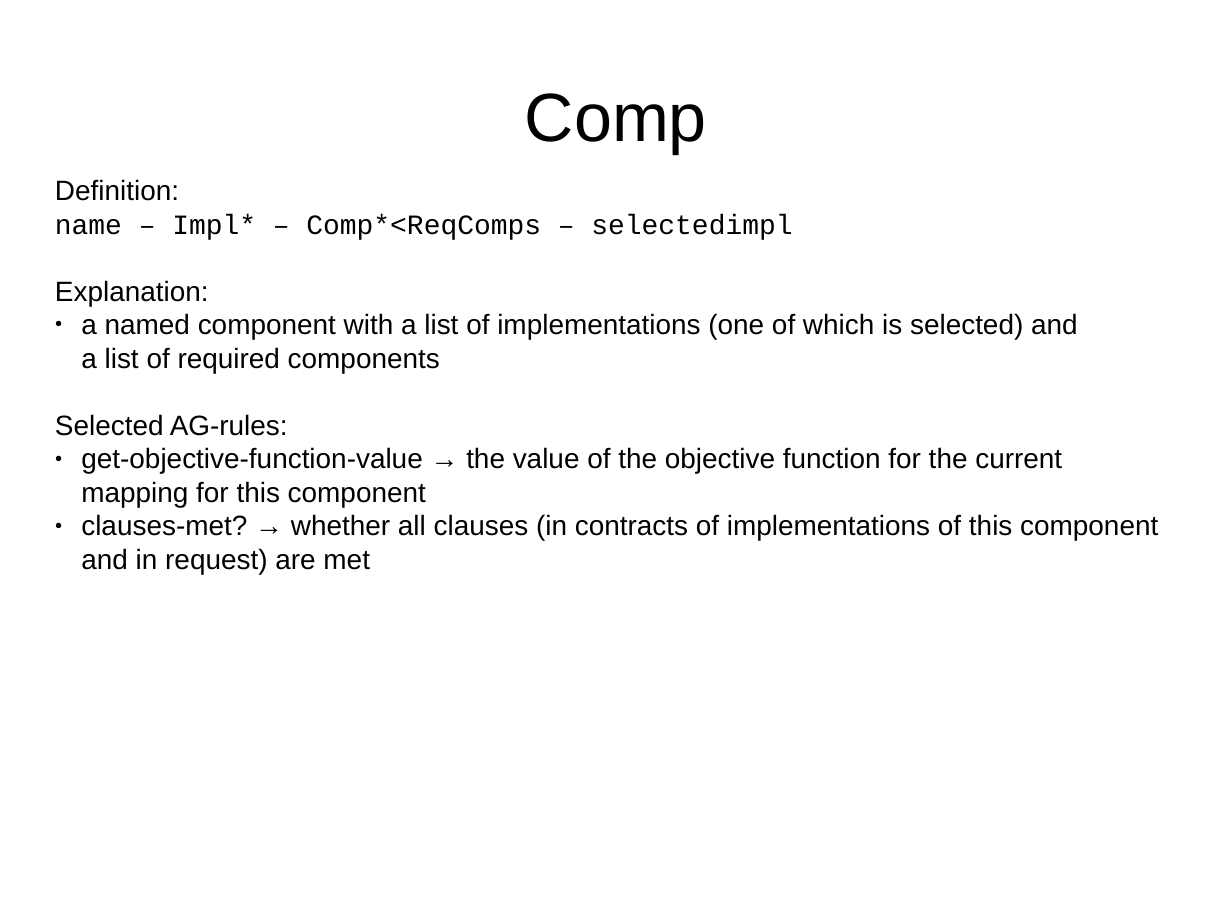
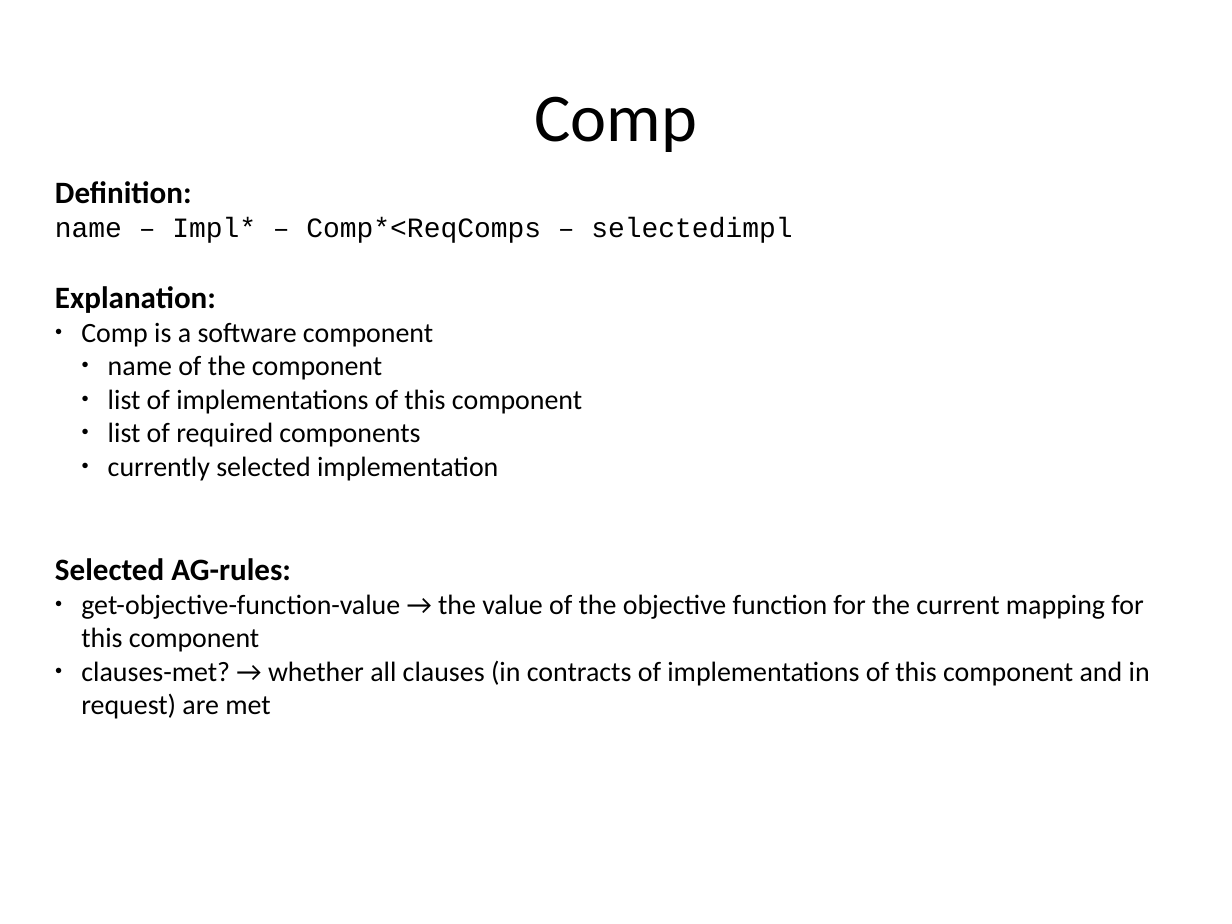
Before and after one commit to rene-schoene/racr-mquat, a slide deck: slide 15 of doc/the-model.odp. Drawn at 1232x924 pixels with LibreOffice and Linux fonts; fonts in the diff are those of the drawing. Boxes give left, top, right and bottom in pixels: in the first picture for what was removed or moved away, otherwise in the second. Text is boxed around its words. In the diff, an @@ line names an element or a change of style, - is before the commit and + after.

Commit message:
Finished detailed docu for AST rules. Switched to Calibri font.

```diff
--- a/doc/the-model.odp
+++ b/doc/the-model.odp
@@ title "Comp" at bbox=[534, 96, 697, 152]: font Arial to Calibri @@
@@ text at bbox=[55, 181, 1150, 719]: size 18 to 20 pt, bold on in "Definition:", "Explanation:", "Selected AG-rules:"; font Arial to Calibri in "Definition:", "Explanation:", "Selected AG-rules:", "get-objective-function-value → the value of the objective ..." and 1 more places @@
@@ text at bbox=[81, 323, 582, 481]: text changed; font Arial to Calibri @@
-● a named component with a list of implementations (one of which is selected) and
-  a list of required components
+● Comp is a software component
+  ● name of the component
+  ● list of implementations of this component
+  ● list of required components
+  ● currently selected implementation
```
Also in this commit, not shown: 23 other slides changed, 3 slides added, 3 slides removed, 1 other file.
